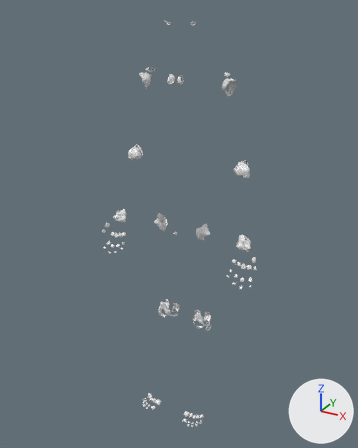
Two versions of the glTF model reactive/skeleton-workbench/z-anatomy-candidate/assets/connections.glb, one commit apart.
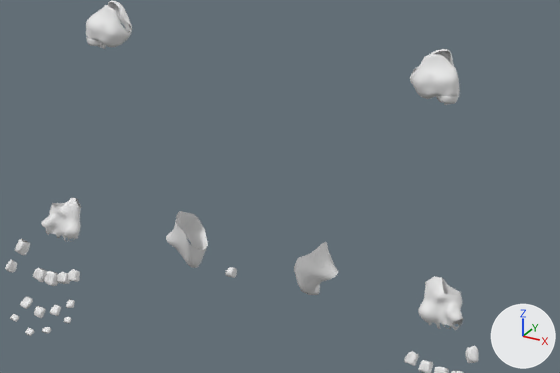
Each version appears first whole from a 50 mm lens placed at (0.825, -1.517, 1.623), pointed at (-0.012, 0.005, 0.861), and next in a close-up on the part from 28% to 79% of the width and 32% to 59% of the height. The lights are fixed; the arrows at lower right show +X, +Y and +Z. The older version's two pictures come first.

In view in the first close-up: 'capsule_hip_L', 'capsule_hip_R', 'capsule_humeroulnar_L', 'capsule_humeroulnar_R', 'capsule_radiocarpal_L', 'capsule_radiocarpal_R', 'capsules_mcp_L', 'capsules_mcp_R' and 5 more.
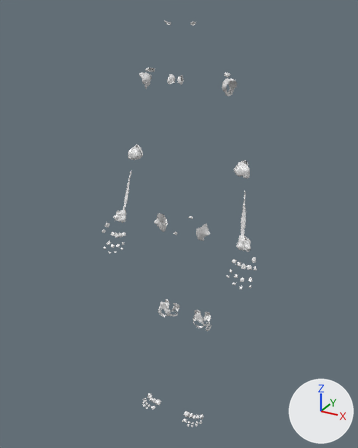
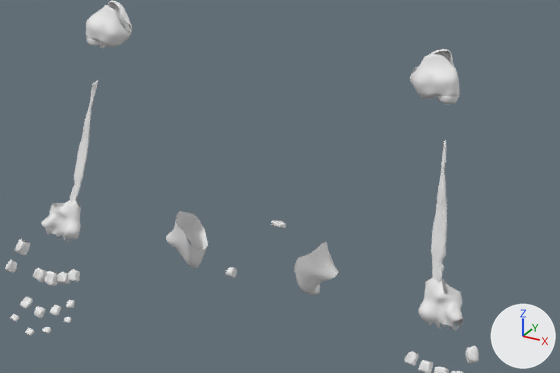
Where the change shows, as pixel boxes [x1, y1, x2, y2] in the close-ups (560 x 373 px):
'fibrous_forearm_interosseous_L', added
    after: [431, 140, 447, 282]
'fibrous_forearm_interosseous_R', added
    after: [69, 79, 99, 201]
'sacrococcygeal_disc', added
    after: [271, 221, 286, 228]

Edits to the bpy script that builds the scene:
```text
Add me_sacrococcygeal_disc:
    me_sacrococcygeal_disc.from_pydata(...)  # 96 vertices, 188 faces; spans x -0.0107..0.0107, y -0.0052..0.0055, z -0.0029..0.0024
Add me_fibrous_forearm_interosseous_r:
    me_fibrous_forearm_interosseous_r.from_pydata(...)  # 1385 vertices, 2766 faces; spans x -0.012..0.011, y -0.022..0.027, z -0.072..0.09
Add me_fibrous_forearm_interosseous_l:
    me_fibrous_forearm_interosseous_l.from_pydata(...)  # 1385 vertices, 2766 faces; spans x -0.011..0.012, y -0.022..0.027, z -0.072..0.09
Add ob_sacrococcygeal_disc:
    ob_sacrococcygeal_disc = bpy.data.objects.new('sacrococcygeal_disc', me_sacrococcygeal_disc)
    ob_sacrococcygeal_disc.location = (0.0, 0.08, 0.864)
Add ob_fibrous_forearm_interosseous_r:
    ob_fibrous_forearm_interosseous_r = bpy.data.objects.new('fibrous_forearm_interosseous_R', me_fibrous_forearm_interosseous_r)
    ob_fibrous_forearm_interosseous_r.location = (-0.247, 0.005, 0.944)
Add ob_fibrous_forearm_interosseous_l:
    ob_fibrous_forearm_interosseous_l = bpy.data.objects.new('fibrous_forearm_interosseous_L', me_fibrous_forearm_interosseous_l)
    ob_fibrous_forearm_interosseous_l.location = (0.247, 0.005, 0.944)
```
